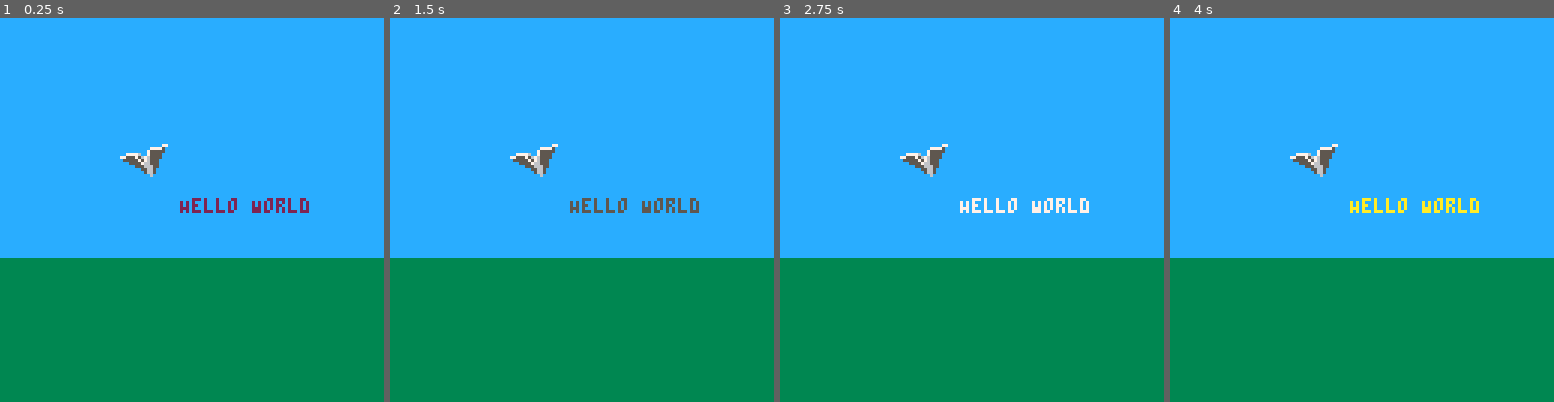
Above: before the commit, frames 1-4 (left to right).
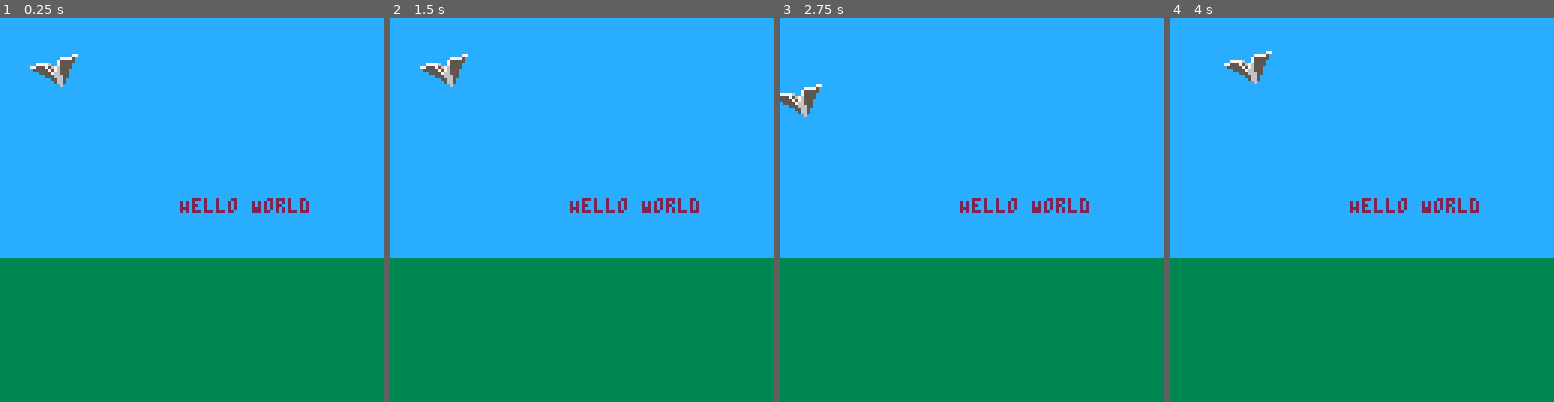
Above: after the commit, the same moments.

Repository: scottnm/avipaper.p8
Game: PICO-8 cartridge avipaper.p8
Two runs of this game, one before a commit and one after it. Both use one fixed random seed, a clock stepped at 60 frames per second and the inputs below.
Inputs:
- Up to frame 1 (0.25 s): no input
- Up to frame 2 (1.5 s): tap O (Z key) at 0.33, 0.7, 1.43 s; tap X (X key) at 1.07 s
- Up to frame 3 (2.75 s): hold Left 1.97-2.37 s; tap X (X key) at 2.07, 2.4, 2.73 s; tap O (Z key) at 2.22 s; hold Down from 2.42 s (still down)
- Up to frame 4 (4 s): release Down at 2.82 s; hold Right 2.87-3.53 s; tap X (X key) at 3.07, 3.4, 3.73 s; tap O (Z key) at 3.1, 3.98 s; hold Up from 3.58 s (still down)

The runs differ from the first frame. In frame 1, 0.9% of the frame differs, in the area x 7-44%, y 9-42%; in frame 2, 1.5%, in the area x 7-81%, y 9-51%; in frame 3, 1.5%; in frame 4, 1.5%.

Commit message:
basic movement and input handlign

Diff:
--- a/main.lua
+++ b/main.lua
@@ -1,22 +1,72 @@
+function poll_input(input)
+    if input == nil then
+        input = {
+            btn_left = false,
+            btn_left_change = false,
+            btn_right = false,
+            btn_right_change = false,
+            btn_up = false,
+            btn_up_change = false,
+            btn_down = false,
+            btn_down_change = false,
+            btn_o = false,
+            btn_o_change = false,
+            btn_x = false,
+            btn_x_change = false,
+        }
+    end
+
+    local new_input = {
+        btn_left = btn(0),
+        btn_right = btn(1),
+        btn_up = btn(2),
+        btn_down = btn(3),
+        btn_o = btn(4),
+        btn_x = btn(5),
+    }
+
+    input.btn_left_change = (input.btn_left ~= new_input.btn_left)
+    input.btn_left = new_input.btn_left
+    input.btn_right_change = (input.btn_right ~= new_input.btn_right)
+    input.btn_right = new_input.btn_right
+    input.btn_up_change = (input.btn_up ~= new_input.btn_up)
+    input.btn_up = new_input.btn_up
+    input.btn_down_change = (input.btn_down ~= new_input.btn_down)
+    input.btn_down = new_input.btn_down
+    input.btn_o_change = (input.btn_o ~= new_input.btn_o)
+    input.btn_o = new_input.btn_o
+    input.btn_x_change = (input.btn_x ~= new_input.btn_x)
+    input.btn_x = new_input.btn_x
+
+    return input
+end
+
 function _init()
 end
 
 g_color_update = 15
 g_hello_world_color = 1
+g_spr_pos = { x = 10, y = 10 }
+
+g_input = nil
 function _update()
-    g_color_update -= 1
-    if g_color_update == 0 then
-        g_color_update = 15
-        g_hello_world_color += 1
-        -- only go up to 15 so that our text doesn't have to wrap around
-        if g_hello_world_color == 15 then
-            g_hello_world_color = 0
-        end
+    g_input = poll_input(g_input)
+    if g_input.btn_left then
+        g_spr_pos.x -= 1
+    end
+    if g_input.btn_right then
+        g_spr_pos.x += 1
+    end
+    if g_input.btn_up then
+        g_spr_pos.y -= 1
+    end
+    if g_input.btn_down then
+        g_spr_pos.y += 1
     end
 end
 
 function _draw()
     map(0, 0, 0, 0, 32, 32)
-    spr(1, 40, 40, 2, 2)
+    spr(1, g_spr_pos.x, g_spr_pos.y, 2, 2)
     print("Hello World", 60, 60, g_hello_world_color + 1)
 end
